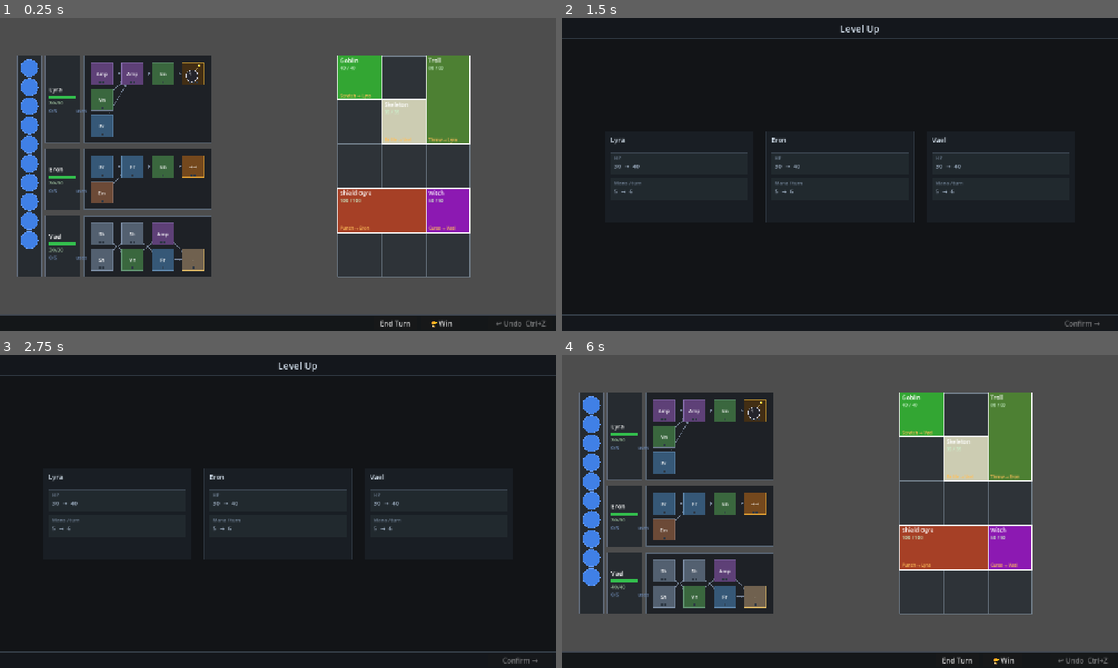
Above: before the commit, frames 1-4 (two rows, left to right).
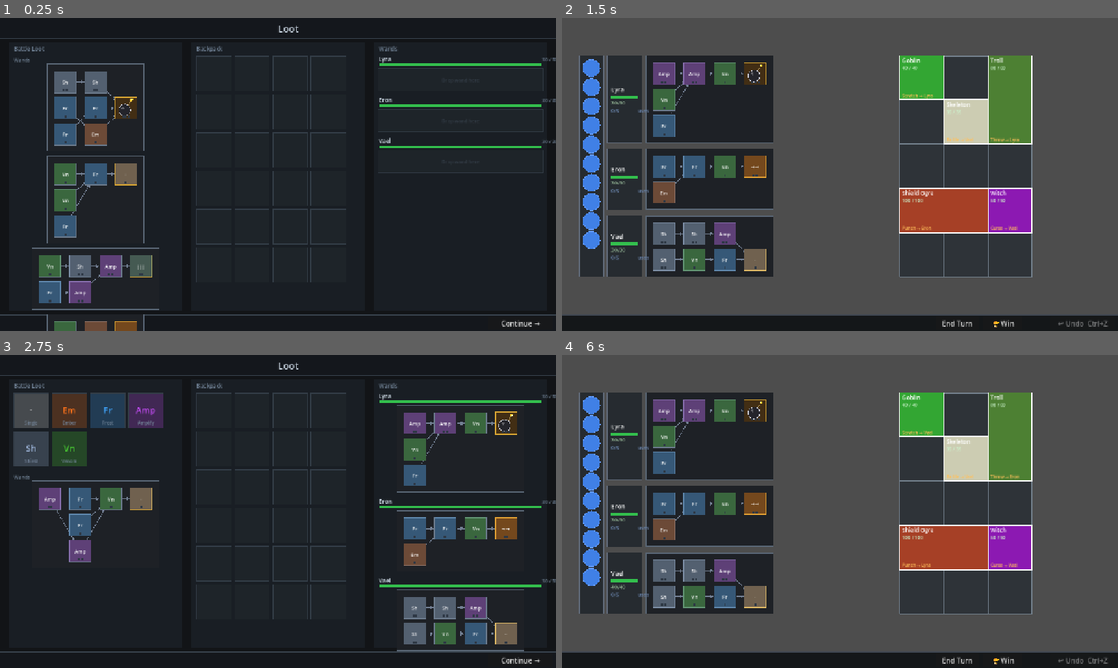
Above: after the commit, the same moments.

Repository: MoYapro/magic-monster-battle
Game: Godot game, scene res://scenes/loot/loot_screen.tscn
The game is run twice, just before and just after one commit, with the same random seed, the same clock (stepped at 60 frames per second) and the same inputs. Before the commit the project starts from res://scenes/battle/battle_scene.tscn.
Inputs (mouse positions are in pixels of both pictures, inside the frame that each line leads up to):
- Up to frame 1 (0.25 s): no input
- Up to frame 2 (1.5 s): click (1001, 324) at 0.5 s, where only the run before the commit has a clickable "🏆 Win"; click "Continue →" at 1.25 s
- Up to frame 3 (2.75 s): click (439, 661) at 2 s, where only the run after the commit has a clickable "🏆 Win"
- Up to frame 4 (6 s): click (1084, 661) at 2.75 s, where only the run after the commit has a clickable "Continue →"; tap Enter at 3.5 s; move the mouse to (962, 495) at 3.52 s; tap Z at 3.6 s; click (962, 495) at 3.67 s; click "Confirm →" at 4.25 s; tap Space at 5 s; drag from (728, 527) to (812, 574) at 5.02 s; click "Venture forth →" at 5.75 s

The runs differ from the first frame. In frame 1, 75% of the frame differs, in the area x 0-100%, y 0-100%; in frame 2, 80%, in the area x 0-100%, y 0-99%; in frame 3, 14%; in frame 4, less than 0.1%.

Commit message:
initial loot screen

Diff:
--- a/project.godot
+++ b/project.godot
@@ -15,9 +15,9 @@
 [application]
 
 config/name="Wand Magic"
-run/main_scene="res://scenes/battle/battle_scene.tscn"
+run/main_scene="res://scenes/loot/loot_screen.tscn"
 config/features=PackedStringArray("4.6", "GL Compatibility")
-config/main_scene="res://scenes/battle/battle_scene.tscn"
+config/main_scene="res://scenes/loot/loot_screen.tscn"
 
 [autoload]
 
--- a/scripts/battle/battle_scene.gd
+++ b/scripts/battle/battle_scene.gd
@@ -237,13 +237,6 @@
 
 func _on_battle_lost() -> void:
 	_cancel_targeting()
-	GameState.mages.clear()
-	GameState.wands.clear()
-	GameState.backpack.clear()
-	GameState.backpack_wands.clear()
-	GameState.pending_loot.clear()
-	GameState.pending_loot_wand = null
-	GameState.current_biome = null
 	get_tree().change_scene_to_file("res://scenes/game_over/game_over_screen.tscn")
 
 
@@ -262,7 +255,8 @@
 	var rng := RandomNumberGenerator.new()
 	rng.randomize()
 	GameState.pending_loot.clear()
-	GameState.pending_loot_wand = WandGenerator.generate(rng)
+	GameState.pending_loot_wands.clear()
+	GameState.pending_loot_wands.append(WandGenerator.generate(rng))
 	GameState.pending_loot.append(WandGenerator._pick_tip_spell(rng))
 	for enemy: EnemyData in _setup.enemies:
 		if not enemy.drop_pool.is_empty():
@@ -484,12 +478,10 @@
 
 
 func _make_wand_data() -> Array[WandData]:
-	if not GameState.wands.is_empty():
-		return GameState.wands
 	var rng := RandomNumberGenerator.new()
 	rng.randomize()
-	return [
-		WandGenerator.generate(rng),
-		WandGenerator.generate(rng),
-		WandGenerator.generate(rng),
-	]
+	var result: Array[WandData] = []
+	for i in _mages.size():
+		var w: WandData = GameState.wands[i] if i < GameState.wands.size() else null
+		result.append(w if w != null else WandGenerator.generate(rng))
+	return result
--- a/scripts/game_over/game_over_screen.gd
+++ b/scripts/game_over/game_over_screen.gd
@@ -31,4 +31,5 @@
 
 
 func _on_play_again() -> void:
-	get_tree().change_scene_to_file("res://scenes/battle/battle_scene.tscn")
+	GameState.reset_to_new_game()
+	get_tree().change_scene_to_file("res://scenes/loot/loot_screen.tscn")
--- a/scripts/game_state.gd
+++ b/scripts/game_state.gd
@@ -3,9 +3,42 @@
 # Persistent game state passed between scenes.
 
 var mages: Array[MageData] = []
-var wands: Array[WandData] = []
+var wands: Array[WandData] = []        # parallel to mages; null = no wand equipped
 var backpack: Array[SpellData] = []
 var backpack_wands: Array[WandData] = []
 var pending_loot: Array[SpellData] = []
-var pending_loot_wand: WandData = null
+var pending_loot_wands: Array[WandData] = []
 var current_biome: BiomeData = null
+var is_initial_setup: bool = true
+
+
+func _ready() -> void:
+	if mages.is_empty():
+		_init_new_game()
+
+
+func reset_to_new_game() -> void:
+	mages.clear()
+	wands.clear()
+	backpack.clear()
+	backpack_wands.clear()
+	pending_loot.clear()
+	pending_loot_wands.clear()
+	current_biome = null
+	is_initial_setup = true
+	_init_new_game()
+
+
+func _init_new_game() -> void:
+	mages = [
+		MageData.new("Lyra", 30),
+		MageData.new("Eron", 30),
+		MageData.new("Vael", 30),
+	]
+	wands.clear()
+	for _i in mages.size():
+		wands.append(null)
+	var rng := RandomNumberGenerator.new()
+	rng.randomize()
+	for _i in 4:
+		pending_loot_wands.append(WandGenerator.generate(rng))
--- a/scripts/loot/loot_screen.gd
+++ b/scripts/loot/loot_screen.gd
@@ -19,6 +19,9 @@
 const CARD_GAP := 8.0
 const CARDS_PER_ROW := 4
 const BACKPACK_SLOTS := 24
+const MAGE_HEADER_H := 30.0
+const EMPTY_WAND_SLOT_H := 52.0
+const ROW_GAP := 12.0
 
 const COLOR_BG             := Color(0.07, 0.08, 0.09)
 const COLOR_PANEL          := Color(0.10, 0.12, 0.14)
@@ -34,19 +37,26 @@
 const COLOR_HP_BG          := Color(0.10, 0.12, 0.14)
 const COLOR_DROP_HIGHLIGHT := Color(1.00, 0.85, 0.20, 0.12)
 const COLOR_DROP_BORDER    := Color(1.00, 0.85, 0.20, 0.80)
-
+const COLOR_WAND_CARD      := Color(0.18, 0.28, 0.42)
+const COLOR_WAND_CARD_BORDER := Color(0.38, 0.55, 0.78)
+
+# loot wand displays — parallel to GameState.pending_loot_wands
+var _loot_wand_displays: Array[WandDisplay] = []
+# equip wand displays — one per mage (null = no wand)
 var _equip_wand_displays: Array[WandDisplay] = []
 var _mage_row_ys: Array[float] = []
-var _loot_wand_display: WandDisplay = null
+var _mage_row_hs: Array[float] = []
 
 # --- drag state ---
 var _dragging: SpellData = null
 var _drag_source: String = ""   # "loot" | "backpack"
+var _dragging_wand: WandData = null
+var _drag_wand_source: int = -2  # -1 = from loot; >= 0 = mage index
 var _drag_pos: Vector2 = Vector2.ZERO
 
 
 func _ready() -> void:
-	_build_loot_wand()
+	_build_loot_wands()
 	_build_equip_wands()
 	_build_bottom_bar()
 
@@ -60,13 +70,15 @@
 	_draw_bottom_bar_bg()
 	if _dragging != null:
 		_draw_spell_card(_drag_pos - Vector2(CARD_SIZE * 0.5, CARD_SIZE * 0.5), _dragging)
+	if _dragging_wand != null:
+		_draw_wand_card(_drag_pos - Vector2(CARD_SIZE * 0.5, CARD_SIZE * 0.5), _dragging_wand)
 
 
 # --- input ---
 
 func _input(event: InputEvent) -> void:
 	if event is InputEventMouseMotion:
-		if _dragging != null:
+		if _dragging != null or _dragging_wand != null:
 			_drag_pos = (event as InputEventMouseMotion).position
 			queue_redraw()
 		return
@@ -82,16 +94,33 @@
 
 
 func _try_start_drag(pos: Vector2) -> void:
+	# Loot wand displays
+	var wand_idx := _loot_wand_index_at(pos)
+	if wand_idx >= 0:
+		_dragging_wand = GameState.pending_loot_wands[wand_idx]
+		GameState.pending_loot_wands.remove_at(wand_idx)
+		_loot_wand_displays[wand_idx].queue_free()
+		_loot_wand_displays.remove_at(wand_idx)
+		_reposition_loot_wands()
+		_drag_wand_source = -1
+		_drag_pos = pos
+		get_viewport().set_input_as_handled()
+		queue_redraw()
+		return
+
+	# Spell cards in loot panel
 	var loot_idx := _card_index_at(pos, LOOT_X, GameState.pending_loot.size())
 	if loot_idx >= 0:
 		_dragging = GameState.pending_loot[loot_idx]
 		GameState.pending_loot.remove_at(loot_idx)
 		_drag_source = "loot"
 		_drag_pos = pos
-		_reposition_loot_wand()
+		_reposition_loot_wands()
 		get_viewport().set_input_as_handled()
 		queue_redraw()
 		return
+
+	# Spell cards in backpack panel
 	var pack_idx := _card_index_at(pos, PACK_X, GameState.backpack.size())
 	if pack_idx >= 0:
 		_dragging = GameState.backpack[pack_idx]
@@ -103,6 +132,9 @@
 
 
 func _end_drag(pos: Vector2) -> void:
+	if _dragging_wand != null:
+		_end_drag_wand(pos)
+		return
 	if _dragging == null:
 		return
 	if _try_drop_on_wand_slot(pos):
@@ -117,17 +149,36 @@
 		GameState.backpack.append(_dragging)
 	_dragging = null
 	_drag_source = ""
-	_reposition_loot_wand()
+	_reposition_loot_wands()
+	queue_redraw()
+
+
+func _end_drag_wand(pos: Vector2) -> void:
+	var mage_idx := _mage_equip_index_at(pos)
+	if mage_idx >= 0:
+		_equip_wand_at(mage_idx, _dragging_wand)
+	else:
+		# Return wand to loot
+		GameState.pending_loot_wands.append(_dragging_wand)
+		var wd := WandDisplay.new()
+		add_child(wd)
+		wd.setup(_dragging_wand)
+		_loot_wand_displays.append(wd)
+		_reposition_loot_wands()
+	_dragging_wand = null
+	_drag_wand_source = -2
 	queue_redraw()
 
 
 func _try_drop_on_wand_slot(pos: Vector2) -> bool:
 	for wd: WandDisplay in _equip_wand_displays:
+		if wd == null:
+			continue
 		var slot := wd.get_slot_at(wd.to_local(pos))
 		if slot == null:
 			continue
 		if slot.is_tip != _dragging.tags.has("tip"):
-			return false  # type mismatch — let fallback return spell to source
+			return false
 		var displaced: SpellData = slot.spell
 		slot.spell = _dragging
 		wd.queue_redraw()
@@ -144,7 +195,41 @@
 		GameState.pending_loot.append(spell)
 
 
+func _equip_wand_at(mage_index: int, new_wand: WandData) -> void:
+	while GameState.wands.size() <= mage_index:
+		GameState.wands.append(null)
+	var old_wand: WandData = GameState.wands[mage_index]
+	GameState.wands[mage_index] = new_wand
+	if old_wand != null:
+		GameState.pending_loot_wands.append(old_wand)
+		var wd := WandDisplay.new()
+		add_child(wd)
+		wd.setup(old_wand)
+		_loot_wand_displays.append(wd)
+		_reposition_loot_wands()
+	_rebuild_equip_wands()
+
+
+func _rebuild_equip_wands() -> void:
+	for wd: WandDisplay in _equip_wand_displays:
+		if wd != null:
+			wd.queue_free()
+	_equip_wand_displays.clear()
+	_mage_row_ys.clear()
+	_mage_row_hs.clear()
+	_build_equip_wands()
+	queue_redraw()
+
+
 # --- hit testing helpers ---
+
+func _loot_wand_index_at(pos: Vector2) -> int:
+	for i in _loot_wand_displays.size():
+		var wd := _loot_wand_displays[i]
+		if Rect2(wd.position, wd.get_display_size()).has_point(pos):
+			return i
+	return -1
+
 
 func _card_index_at(pos: Vector2, panel_x: float, count: int) -> int:
 	for i in count:
@@ -163,6 +248,20 @@
 	)
 
 
+func _loot_wand_section_y() -> float:
+	var spell_rows := ceili(float(GameState.pending_loot.size()) / float(CARDS_PER_ROW))
+	var y := PANEL_TOP + 32.0 + float(spell_rows) * (CARD_SIZE + CARD_GAP)
+	return y + (CARD_GAP if spell_rows > 0 else 0.0)
+
+
+func _mage_equip_index_at(pos: Vector2) -> int:
+	for i in _mage_row_ys.size():
+		var r := Rect2(Vector2(WAND_X, _mage_row_ys[i]), Vector2(PANEL_W, _mage_row_hs[i]))
+		if r.has_point(pos):
+			return i
+	return -1
+
+
 func _panel_rect(panel_x: float) -> Rect2:
 	return Rect2(Vector2(panel_x, PANEL_TOP), Vector2(PANEL_W, PANEL_H))
 
@@ -202,20 +301,18 @@
 func _draw_loot_panel() -> void:
 	_draw_panel_frame(LOOT_X, "Battle Loot")
 	_draw_drop_highlight(LOOT_X)
-	var spells := GameState.pending_loot
-	var has_wand := GameState.pending_loot_wand != null
-	if spells.is_empty() and not has_wand:
+	if GameState.pending_loot.is_empty() and GameState.pending_loot_wands.is_empty():
 		draw_string(ThemeDB.fallback_font,
 				Vector2(LOOT_X + PANEL_W * 0.5, PANEL_TOP + 80.0),
 				"No loot this battle",
 				HORIZONTAL_ALIGNMENT_CENTER, PANEL_W, 13, COLOR_SLOT_BORDER)
 		return
-	if not spells.is_empty():
-		_draw_spell_grid(LOOT_X, spells, -1)
-	if has_wand:
+	if not GameState.pending_loot.is_empty():
+		_draw_spell_grid(LOOT_X, GameState.pending_loot, -1)
+	if not GameState.pending_loot_wands.is_empty():
 		draw_string(ThemeDB.fallback_font,
-				Vector2(LOOT_X + 12.0, _loot_wand_y() - 4.0),
-				"Wand drop", HORIZONTAL_ALIGNMENT_LEFT, -1, 11, COLOR_SECTION)
+				Vector2(LOOT_X + 12.0, _loot_wand_section_y() + 13.0),
+				"Wands", HORIZONTAL_ALIGNMENT_LEFT, -1, 11, COLOR_SECTION)
 
 
 # --- backpack panel ---
@@ -255,6 +352,26 @@
 			spell.display_name, HORIZONTAL_ALIGNMENT_CENTER, CARD_SIZE, 10, COLOR_SECTION)
 
 
+func _draw_wand_card(pos: Vector2, wand: WandData) -> void:
+	var rect := Rect2(pos, Vector2(CARD_SIZE, CARD_SIZE))
+	draw_rect(rect, COLOR_WAND_CARD, true)
+	draw_rect(rect, COLOR_WAND_CARD_BORDER, false, 1.5)
+	var body_count := 0
+	var tip_abbr := "—"
+	for slot: SpellSlotData in wand.slots:
+		if slot.is_tip:
+			if slot.spell != null:
+				tip_abbr = slot.spell.abbreviation
+		else:
+			body_count += 1
+	var font := ThemeDB.fallback_font
+	draw_string(font, Vector2(pos.x, pos.y + CARD_SIZE * 0.5 - 2.0),
+			"Wand", HORIZONTAL_ALIGNMENT_CENTER, CARD_SIZE, 15, Color.WHITE)
+	draw_string(font, Vector2(pos.x, pos.y + CARD_SIZE * 0.5 + 16.0),
+			"%d slots  %s" % [body_count, tip_abbr],
+			HORIZONTAL_ALIGNMENT_CENTER, CARD_SIZE, 10, COLOR_SECTION)
+
+
 func _draw_empty_slot(pos: Vector2) -> void:
 	draw_rect(Rect2(pos, Vector2(CARD_SIZE, CARD_SIZE)), COLOR_SLOT_EMPTY, true)
 	draw_rect(Rect2(pos, Vector2(CARD_SIZE, CARD_SIZE)), COLOR_SLOT_BORDER, false, 1.0)
@@ -268,6 +385,8 @@
 		if i >= GameState.mages.size():
 			break
 		_draw_mage_header(GameState.mages[i], _mage_row_ys[i])
+		if _equip_wand_displays[i] == null:
+			_draw_empty_wand_slot(i)
 
 
 func _draw_mage_header(mage: MageData, row_y: float) -> void:
@@ -286,46 +405,55 @@
 	draw_rect(Rect2(Vector2(WAND_X + pad, bar_y), Vector2(bar_w * hp_frac, 5.0)), hp_color, true)
 
 
-func _build_equip_wands() -> void:
-	var mage_header_h := 30.0
-	var row_gap := 12.0
-	var y := PANEL_TOP + 30.0
-	for wand_data: WandData in GameState.wands:
+func _draw_empty_wand_slot(mage_index: int) -> void:
+	var slot_y := _mage_row_ys[mage_index] + MAGE_HEADER_H
+	var r := Rect2(Vector2(WAND_X + 10.0, slot_y), Vector2(PANEL_W - 20.0, EMPTY_WAND_SLOT_H))
+	var is_target := _dragging_wand != null and _mage_equip_index_at(_drag_pos) == mage_index
+	draw_rect(r, COLOR_DROP_HIGHLIGHT if is_target else COLOR_SLOT_EMPTY, true)
+	draw_rect(r, COLOR_DROP_BORDER if is_target else COLOR_SLOT_BORDER, false, 1.5)
+	draw_string(ThemeDB.fallback_font,
+			Vector2(WAND_X + 10.0, slot_y + EMPTY_WAND_SLOT_H * 0.5 + 5.0),
+			"Drop wand here", HORIZONTAL_ALIGNMENT_CENTER, PANEL_W - 20.0, 11, COLOR_SLOT_BORDER)
+
+
+func _build_loot_wands() -> void:
+	var y := _loot_wand_section_y() + 18.0
+	for wand: WandData in GameState.pending_loot_wands:
 		var wd := WandDisplay.new()
 		add_child(wd)
-		wd.setup(wand_data)
-		var wand_size := wd.get_display_size()
-		wd.position = Vector2(WAND_X + (PANEL_W - wand_size.x) * 0.5, y + mage_header_h)
+		wd.setup(wand)
+		wd.position = Vector2(LOOT_X + (PANEL_W - wd.get_display_size().x) * 0.5, y)
+		_loot_wand_displays.append(wd)
+		y += wd.get_display_size().y + ROW_GAP
+
+
+func _reposition_loot_wands() -> void:
+	var y := _loot_wand_section_y() + 18.0
+	for wd: WandDisplay in _loot_wand_displays:
+		wd.position = Vector2(LOOT_X + (PANEL_W - wd.get_display_size().x) * 0.5, y)
+		y += wd.get_display_size().y + ROW_GAP
+
+
+func _build_equip_wands() -> void:
+	var y := PANEL_TOP + 30.0
+	for i in GameState.mages.size():
+		_mage_row_ys.append(y)
+		var wand_data: WandData = GameState.wands[i] if i < GameState.wands.size() else null
+		var wd: WandDisplay = null
+		var wand_h: float
+		if wand_data != null:
+			wd = WandDisplay.new()
+			add_child(wd)
+			wd.setup(wand_data)
+			wand_h = wd.get_display_size().y
+			wd.position = Vector2(WAND_X + (PANEL_W - wd.get_display_size().x) * 0.5,
+					y + MAGE_HEADER_H)
+		else:
+			wand_h = EMPTY_WAND_SLOT_H
 		_equip_wand_displays.append(wd)
-		_mage_row_ys.append(y)
-		y += mage_header_h + wand_size.y + row_gap
-
-
-# --- loot wand ---
-
-func _loot_wand_y() -> float:
-	var spell_rows := ceili(float(GameState.pending_loot.size()) / float(CARDS_PER_ROW))
-	var base := PANEL_TOP + 32.0 + float(spell_rows) * (CARD_SIZE + CARD_GAP)
-	return base + (12.0 if spell_rows > 0 else 0.0) + 14.0
-
-
-func _build_loot_wand() -> void:
-	if GameState.pending_loot_wand == null:
-		return
-	_loot_wand_display = WandDisplay.new()
-	add_child(_loot_wand_display)
-	_loot_wand_display.setup(GameState.pending_loot_wand)
-	_reposition_loot_wand()
-
-
-func _reposition_loot_wand() -> void:
-	if _loot_wand_display == null:
-		return
-	var wand_size := _loot_wand_display.get_display_size()
-	_loot_wand_display.position = Vector2(
-		LOOT_X + (PANEL_W - wand_size.x) * 0.5,
-		_loot_wand_y()
-	)
+		var row_h := MAGE_HEADER_H + wand_h + ROW_GAP
+		_mage_row_hs.append(row_h)
+		y += row_h
 
 
 # --- bottom bar ---
@@ -348,6 +476,11 @@
 
 
 func _on_continue_pressed() -> void:
+	var was_initial := GameState.is_initial_setup
 	GameState.pending_loot.clear()
-	GameState.pending_loot_wand = null
-	get_tree().change_scene_to_file("res://scenes/level_up/level_up_screen.tscn")
+	GameState.pending_loot_wands.clear()
+	GameState.is_initial_setup = false
+	if was_initial:
+		get_tree().change_scene_to_file("res://scenes/battle/battle_scene.tscn")
+	else:
+		get_tree().change_scene_to_file("res://scenes/level_up/level_up_screen.tscn")
